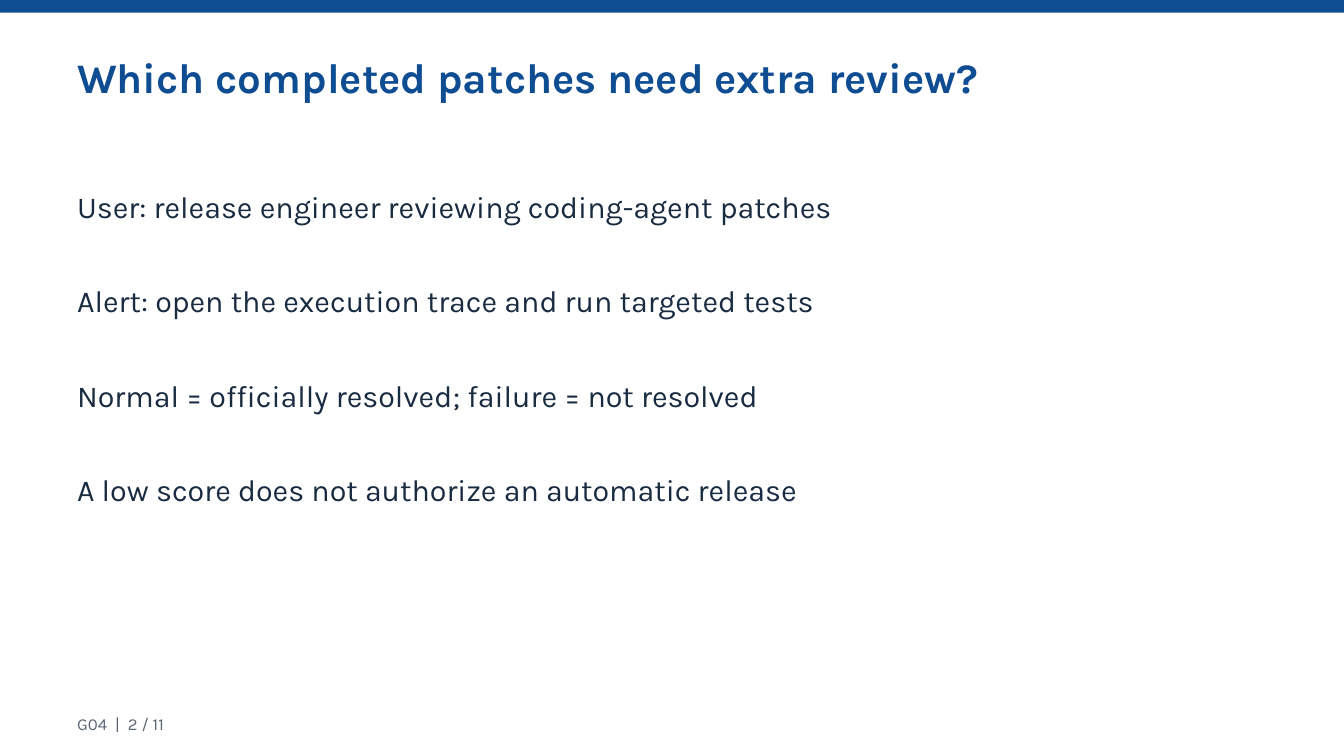
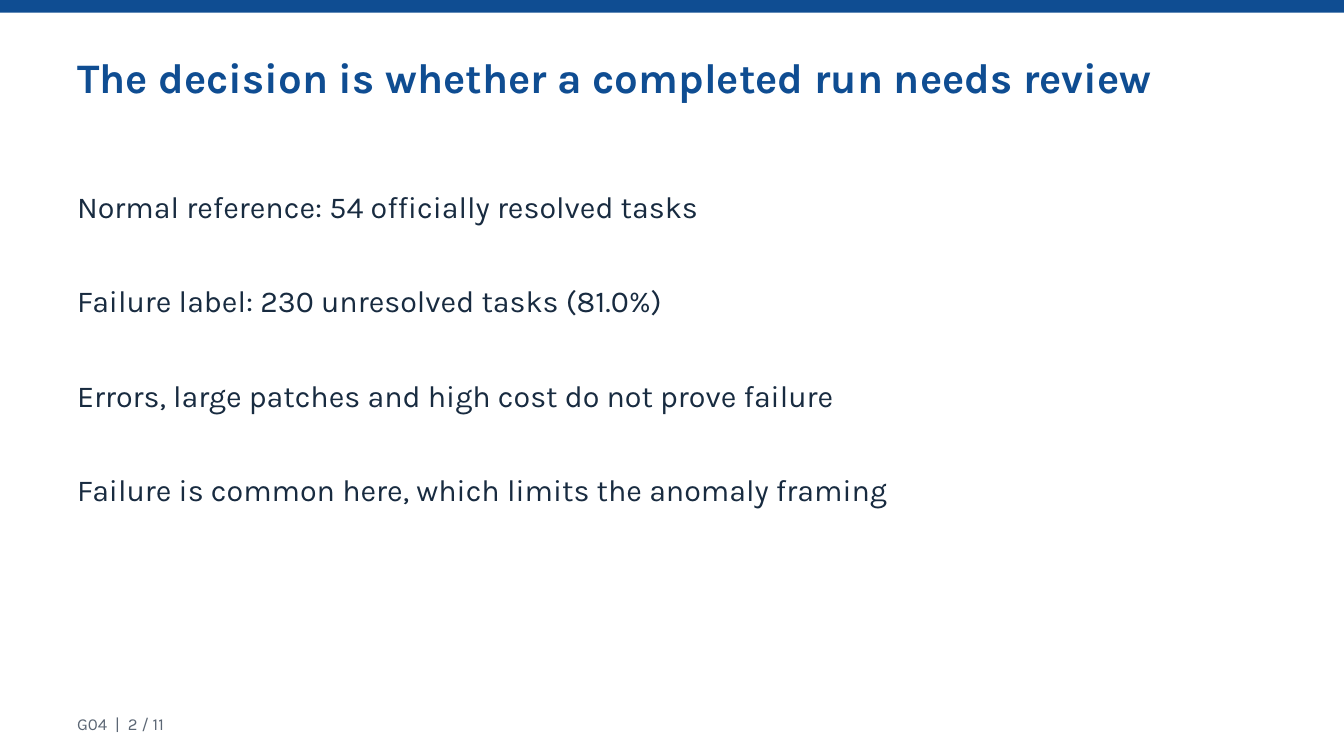
Before and after one commit to calculusfkyou/nycu-data-mining-assignment-2-115-1, a slide deck: slide 2 of HW2_G04_presentation.pptx. Drawn at 1344x756 pixels with LibreOffice and Linux fonts; fonts in the diff are those of the drawing. Boxes give left, top, right and bottom in pixels: in the first picture for what was removed or moved away, otherwise in the second. Text is boxed around its words. In the diff, an @@ line names an element or a change of style, - is before the commit and + after.

```diff
--- a/HW2_G04_presentation.pptx
+++ b/HW2_G04_presentation.pptx
@@ text at (77,63,1151,103): text changed @@
-Which completed patches need extra review?
+The decision is whether a completed run needs review
@@ text at (77,197,698,226): text changed @@
-User: release engineer reviewing coding-agent patches
+Normal reference: 54 officially resolved tasks
@@ text at (77,290,662,316): text changed @@
-Alert: open the execution trace and run targeted tests
+Failure label: 230 unresolved tasks (81.0%)
@@ text at (77,386,834,415): text changed @@
-Normal = officially resolved; failure = not resolved
+Errors, large patches and high cost do not prove failure
@@ text at (77,480,887,509): text changed @@
-A low score does not authorize an automatic release
+Failure is common here, which limits the anomaly framing
```
Also in this commit, not shown: 2 other slides changed, 8 slides added, 8 slides removed, 47 other files.
